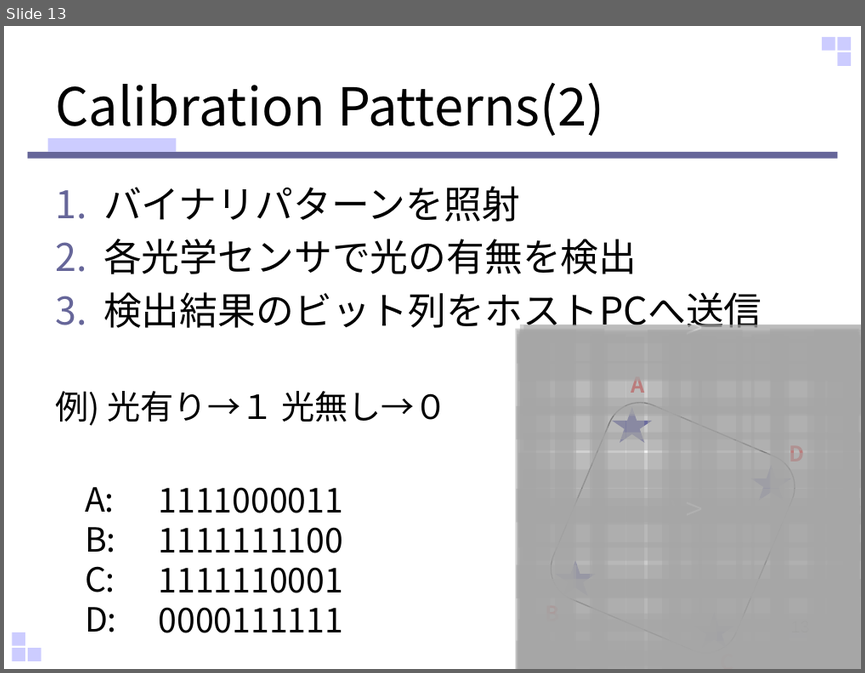
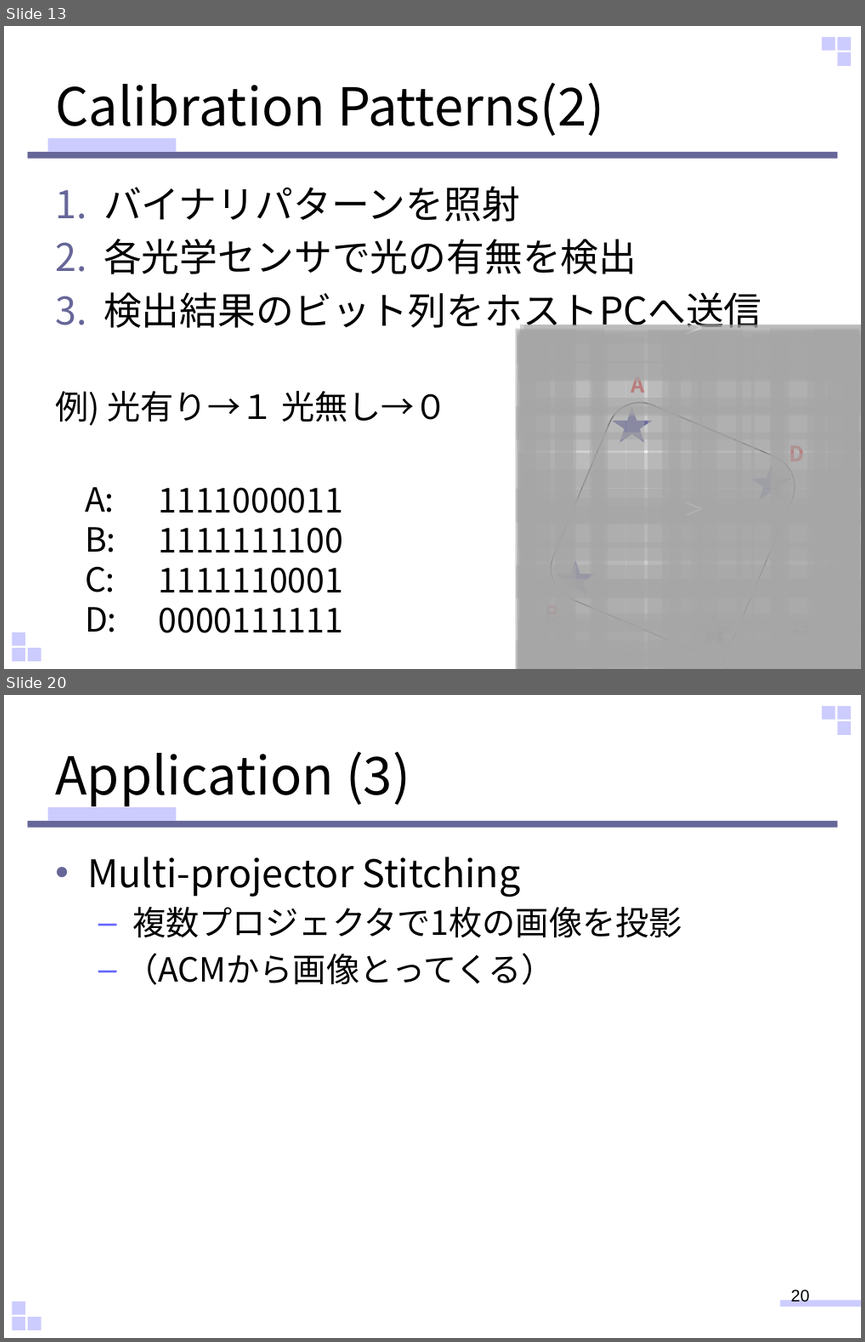
Before and after one commit to sho-hama/Human_Interface, a slide deck: HI_hamana.pptx. Shown one above the other, each under a label of ours: slide 13 before the commit, slides 13 and 20 after it; the slides between them are not shown. The pictures are 865x673 and 865x1342 pixels, drawn with LibreOffice and Linux fonts; fonts in the diff are those of the drawing. Boxes give left, top, right and bottom in pixels: in the first picture for what was removed or moved away, otherwise in the second. Text is boxed around its words. In the diff, an @@ line names an element or a change of style, - is before the commit and + after.

```diff
--- a/HI_hamana.pptx
+++ b/HI_hamana.pptx
@@ slide 20 added at (x1=4, y1=695, x2=861, y2=1338), background #FFFFFF; not listed: 9 template elements that a slide beside it also shows @@
@@ title added at (x1=55, y1=752, x2=410, y2=808), 44 pt, text #000000 @@
+Application (3)
@@ text added at (x1=87, y1=857, x2=682, y2=985), 28 pt, text #000000 @@
+• Multi-projector Stitching
+  – 複数プロジェクタで1枚の画像を投影
+  – （ACMから画像とってくる）
@@ page number added at (x1=791, y1=1287, x2=810, y2=1302), 14 pt, text #000000 @@
+20
```
Also in this commit, not shown: 3 slides changed, 7 other slides added.
